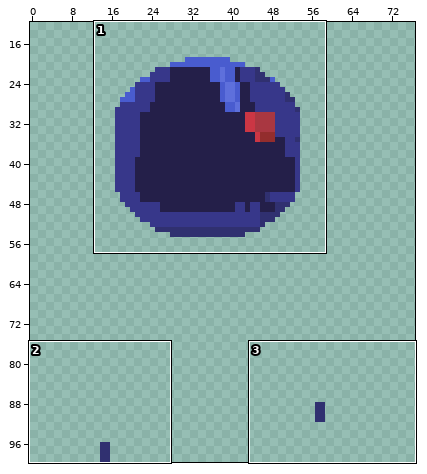
Two versions of one sprite sheet, Boss2/Boss2v2/Boss2 skok13.png. Above, an overview of the earlier version with the close-up marked.
Close-up. Before the edit:
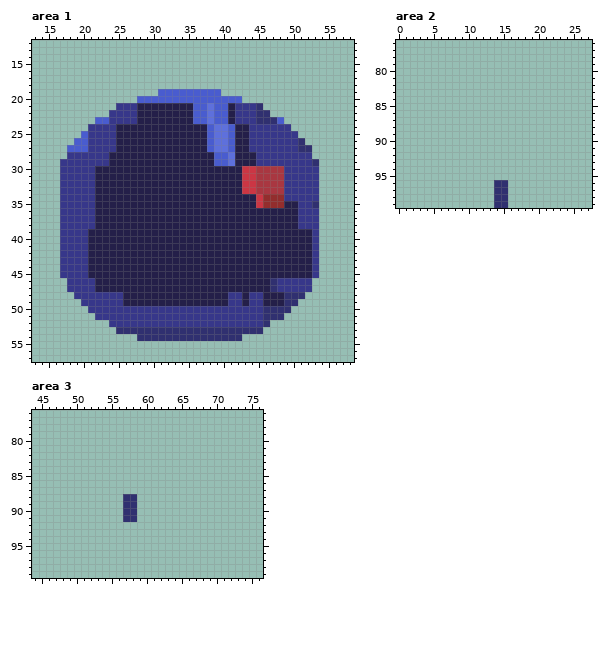
The file is 88x100 pixels. Shown: area 1: x 13..58, y 12..57; area 2: x 0..27, y 76..99; area 3: x 44..76, y 76..99. The old version is drawn lined up with the new one. The wide view leaves out empty margins.
Now the later version:
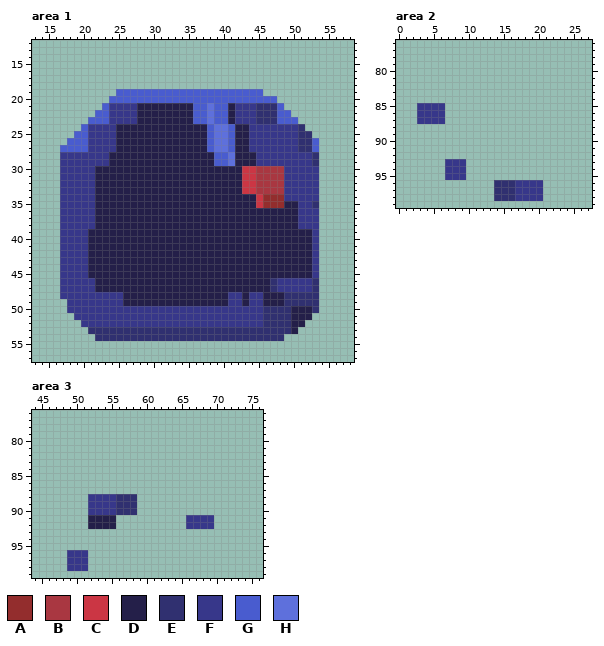
Palette (. is transparent): A #932d2d  B #a93741  C #cb3644  D #241f49  E #303070  F #37378a  G #495ccf  H #5e70dc
Changes in this commit:
drawings rearranged on the sheet (the old picture shows each at its new place)
Area 1:
y 19: x 25..30 ...... -> GGGGGG; x 40..45 ...... -> GGGGGG
y 20: x 24..27 .... -> GGGG; x 43..47 ..... -> GGGGG
y 21: x 23..24 .. -> GF; x 46..48 ... -> EEG
y 22: x 22..23 .. -> GG; x 47..49 ... -> EGG
y 23: x 21 . -> G; x 49..50 .. -> GG
y 24: x 20 . -> G; x 50..51 .. -> FE
y 25: x 19 . -> G; x 51..52 .. -> EE
y 26: x 18 . -> G; x 52..53 .. -> EG
y 27: x 17 . -> G; x 53 . -> G
y 28: x 17 . -> F; x 53 . -> E
y 46..47: x 17 . -> F; x 53 . -> E
y 48: x 17..18 .. -> FF; x 52..53 .. -> EE
y 49: x 18..19 .. -> FF; x 51..53 ... -> EEE
y 50: x 18..20 ... -> FFF; x 50..53 .... -> DDDE
y 51: x 19..21 ... -> FFF; x 49..52 .... -> EDDD
y 52: x 20..23 .... -> FFFF; x 47..51 ..... -> EEEDD
y 53: x 21..24 .... -> EEEE; x 46..50 ..... -> EEEED
y 54: x 22..27 ...... -> EEEEEE; x 43..48 ...... -> EEEEEE
Area 2:
y 85..87: x 3..6 .... -> FFFF
y 93..95: x 7..9 ... -> FFF
y 96..98: x 16..20 ..... -> EFFFF
y 99: x 14..15 EE -> ..
Area 3:
y 88..90: x 52..56 ..... -> FFFFE
y 91: x 52..55 .... -> DDDD; x 57..58 EE -> ..; x 66..69 .... -> FFFF
y 92: x 52..55 .... -> DDDD; x 66..69 .... -> FFFF
y 96..98: x 49..51 ... -> FFF
Changed places in both close-ups, as pixel boxes (x1, y1, x2, y2):
added: (60, 89, 158, 159)
added: (221, 89, 319, 159)
added: (60, 278, 137, 341)
added: (242, 278, 319, 341)
added: (417, 103, 445, 124)
changed: (445, 159, 543, 208)
changed: (67, 494, 137, 571)
added: (186, 515, 214, 529)
